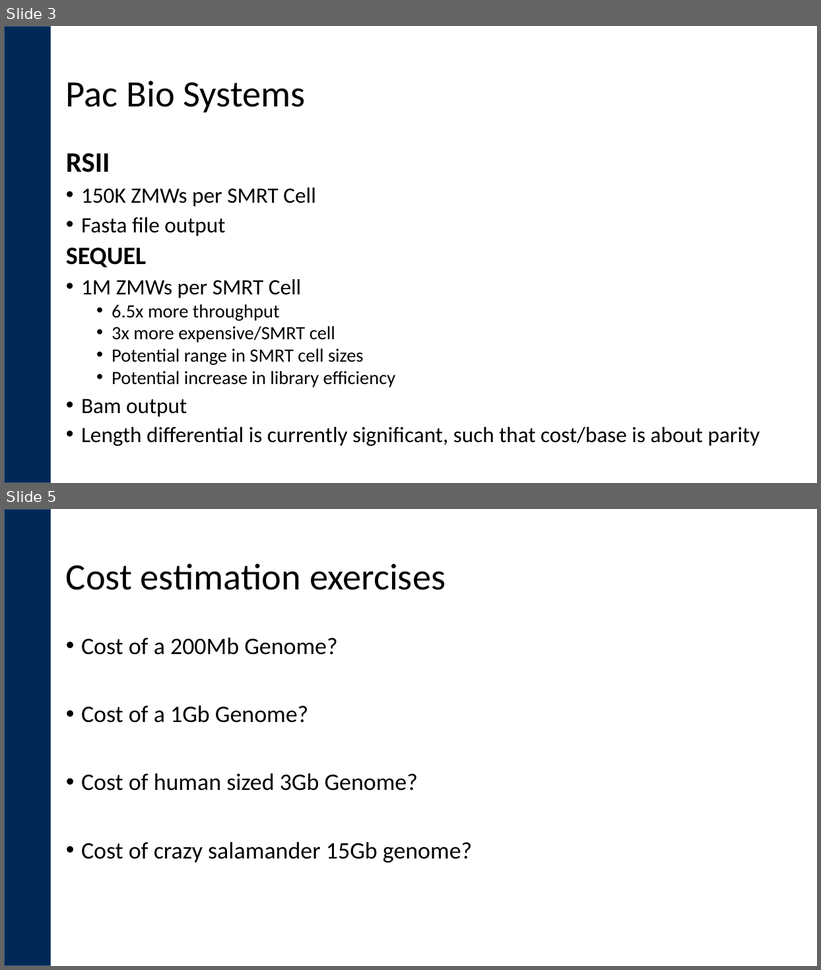
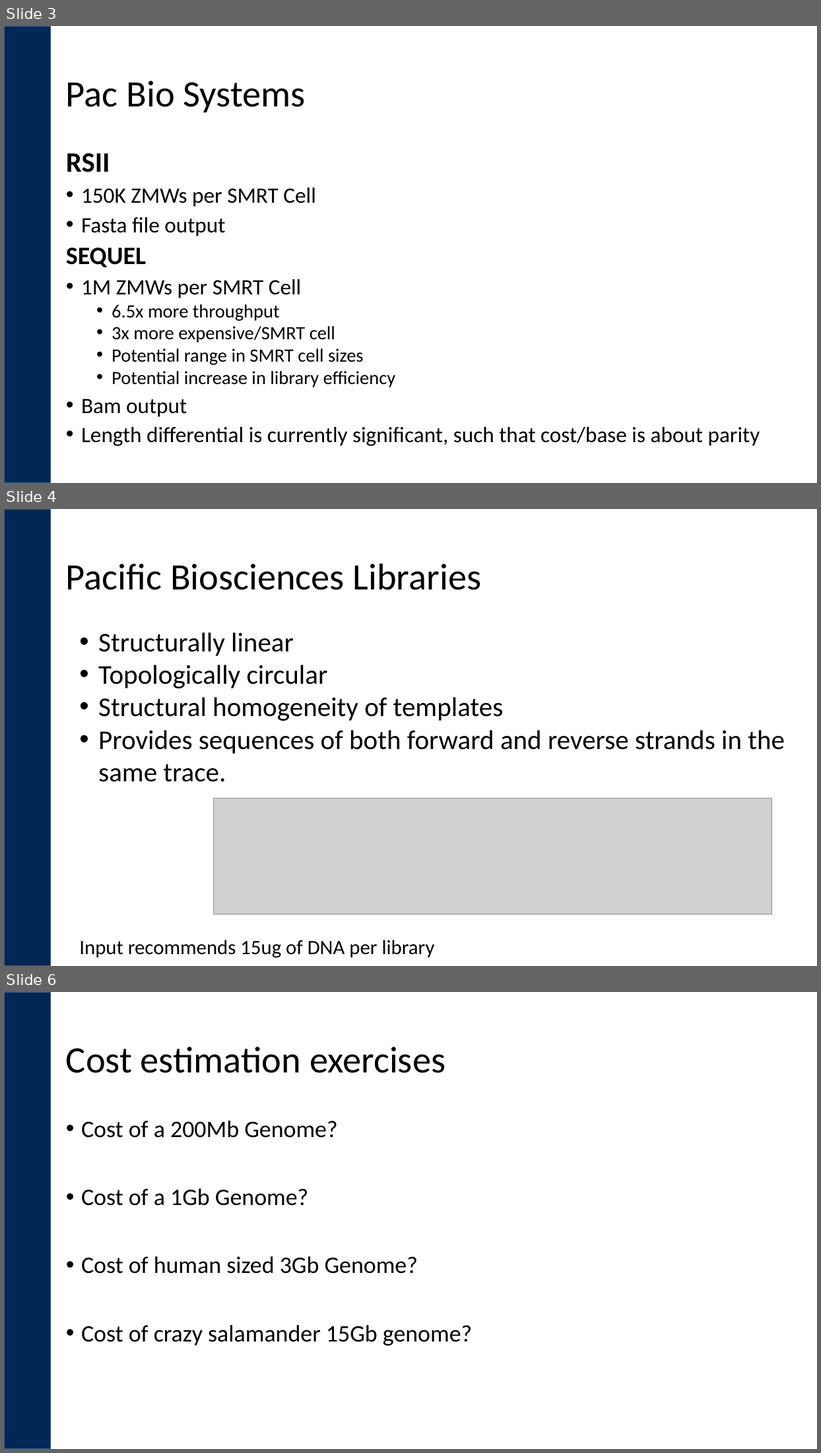
Before and after one commit to ucdavis-bioinformatics-training/Bioinformatics-Genome-Assembly-and-Analysis-Workshop-Pac-Bio-and-10x-Genomics-, a slide deck: PacBio-Experimental-Design/PacBio_Experimental_Design.pptx. Shown one above the other, each under a label of ours: slides 3 and 5 before the commit, slides 3, 4 and 6 after it; the slides between them are not shown. The pictures are 821x970 and 821x1453 pixels, drawn with LibreOffice and Linux fonts; fonts in the diff are those of the drawing; grey boxes stand for pictures; background and template pictures are left out. Boxes give left, top, right and bottom in pixels: in the first picture for what was removed or moved away, otherwise in the second. Text is boxed around its words. In the diff, an @@ line names an element or a change of style, - is before the commit and + after.

```diff
--- a/PacBio-Experimental-Design/PacBio_Experimental_Design.pptx
+++ b/PacBio-Experimental-Design/PacBio_Experimental_Design.pptx
@@ slide 4 added at (x1=4, y1=509, x2=817, y2=966), background #FFFFFF; not listed: 1 template element that a slide beside it also shows @@
@@ title added at (x1=66, y1=563, x2=482, y2=590), 44 pt, text #000000 @@
+Pacific Biosciences Libraries
@@ text added at (x1=98, y1=632, x2=785, y2=782), 32 pt, text #000000 @@
+• Structurally linear
+• Topologically circular
+• Structural homogeneity of templates
+• Provides sequences of both forward and reverse strands in the same trace.
@@ picture added at (x1=214, y1=798, x2=773, y2=914) @@
@@ text added at (x1=79, y1=940, x2=435, y2=958), 24 pt, text #000000 @@
+Input recommends 15ug of DNA per library
@@ what was slide 5 is now slide 6 @@
```
Also in this commit, not shown: 1 slide changed, 1 other slide added, 1 slide removed.
